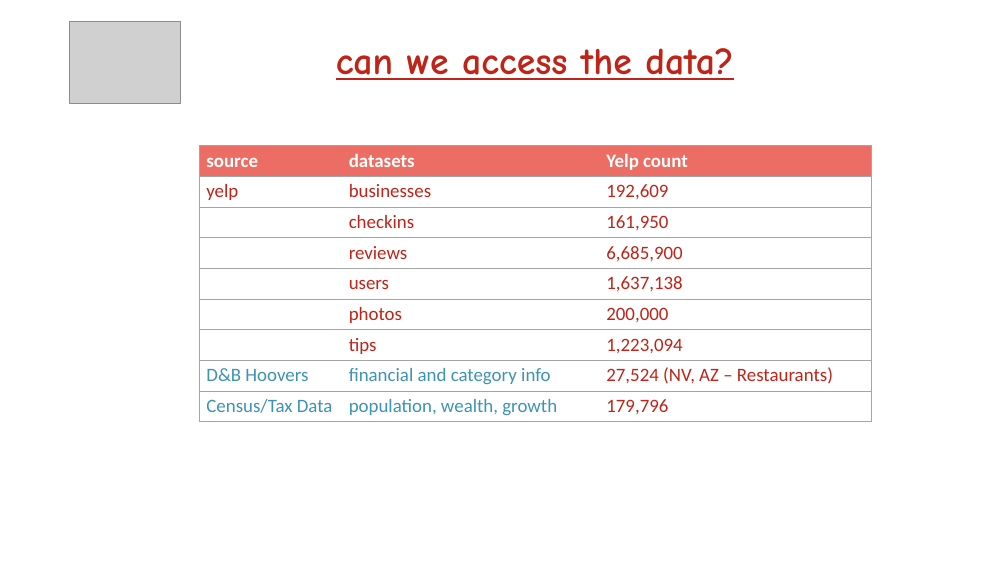
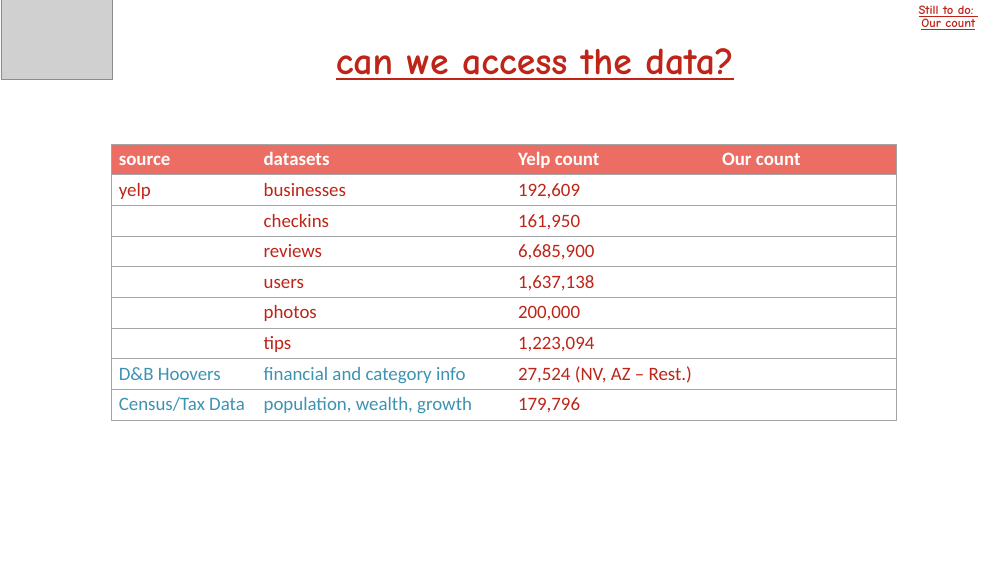
Before and after one commit to dev5680/DRTFinalProject, a slide deck: slide 4 of DRT_Thinking.pptx (slide 3 before the commit). Drawn at 1008x567 pixels with LibreOffice and Linux fonts; fonts in the diff are those of the drawing; grey boxes stand for pictures. Boxes give left, top, right and bottom in pixels: in the first picture for what was removed or moved away, otherwise in the second. Text is boxed around its words. In the diff, an @@ line names an element or a change of style, - is before the commit and + after.

```diff
--- a/DRT_Thinking.pptx
+++ b/DRT_Thinking.pptx
@@ picture: place and size @@
-picture at [70, 21, 181, 104]
+picture at [1, 0, 112, 80]
@@ text added at [919, 5, 975, 30], 12 pt, text #BE2418, bold, underline @@
+Still to do:
+Our count
@@ table at [111, 144, 898, 420] @@
-column 3: Yelp count | 192,609 | 161,950 | 6,685,900 | 1,637,138 | 200,000 | 1,223,094 | 27,524 (NV, AZ – Restaurants) | 179,796
+column 3: Yelp count | 192,609 | 161,950 | 6,685,900 | 1,637,138 | 200,000 | 1,223,094 | 27,524 (NV, AZ – Rest.) | 179,796
+column 4: Our count |  |  |  |  |  |  |  | 
@@ table: place and size @@
-table at [199, 146, 871, 422]
+table at [111, 144, 898, 420]
```
Also in this commit, not shown: 5 other slides changed, 10 slides added, 2 slides removed.
